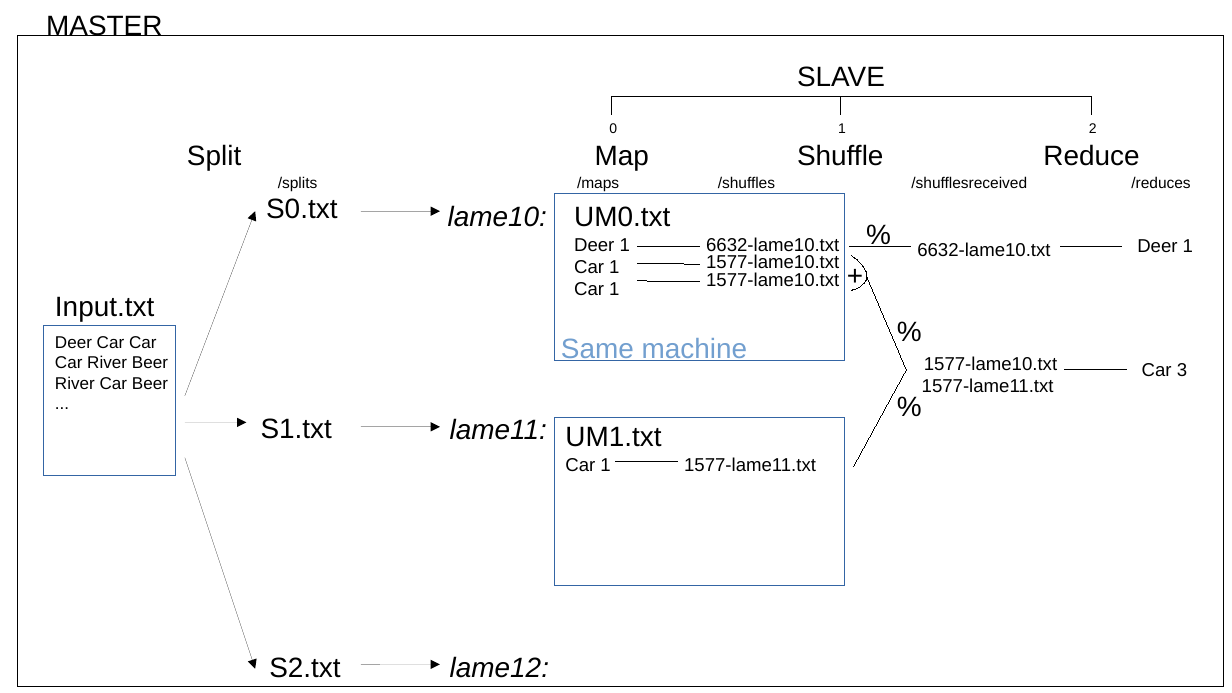
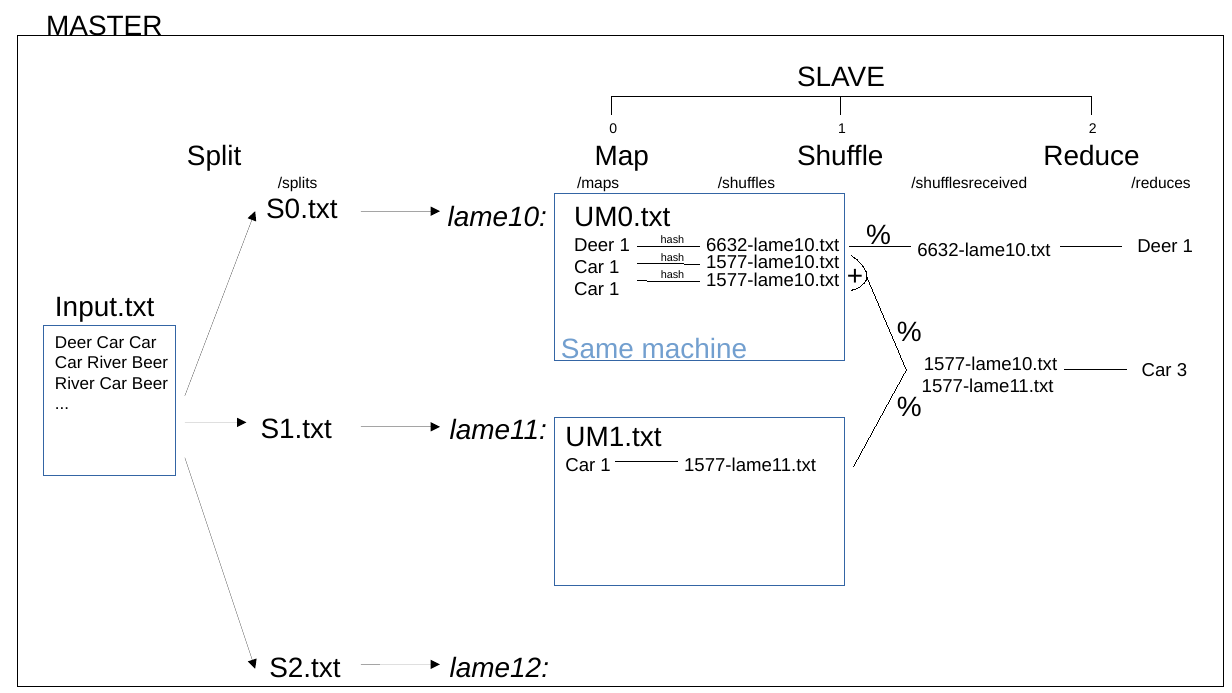
Before and after one commit to yamhiroto/IOT-Geolocalisation-ML, a slide deck: slide 1 of MapReduce/Schema.odp. Drawn at 1232x693 pixels with LibreOffice and Linux fonts; fonts in the diff are those of the drawing. Boxes give left, top, right and bottom in pixels: in the first picture for what was removed or moved away, otherwise in the second. Text is boxed around its words. In the diff, an @@ line names an element or a change of style, - is before the commit and + after.

Commit message:
add hash to picture

```diff
--- a/MapReduce/Schema.odp
+++ b/MapReduce/Schema.odp
@@ text added at (661, 235, 684, 243), 7 pt, text #000000 @@
+hash
@@ text added at (661, 253, 684, 261), 7 pt, text #000000 @@
+hash
@@ text added at (661, 270, 684, 278), 7 pt, text #000000 @@
+hash
```
Also in this commit, not shown: 1 other file.
